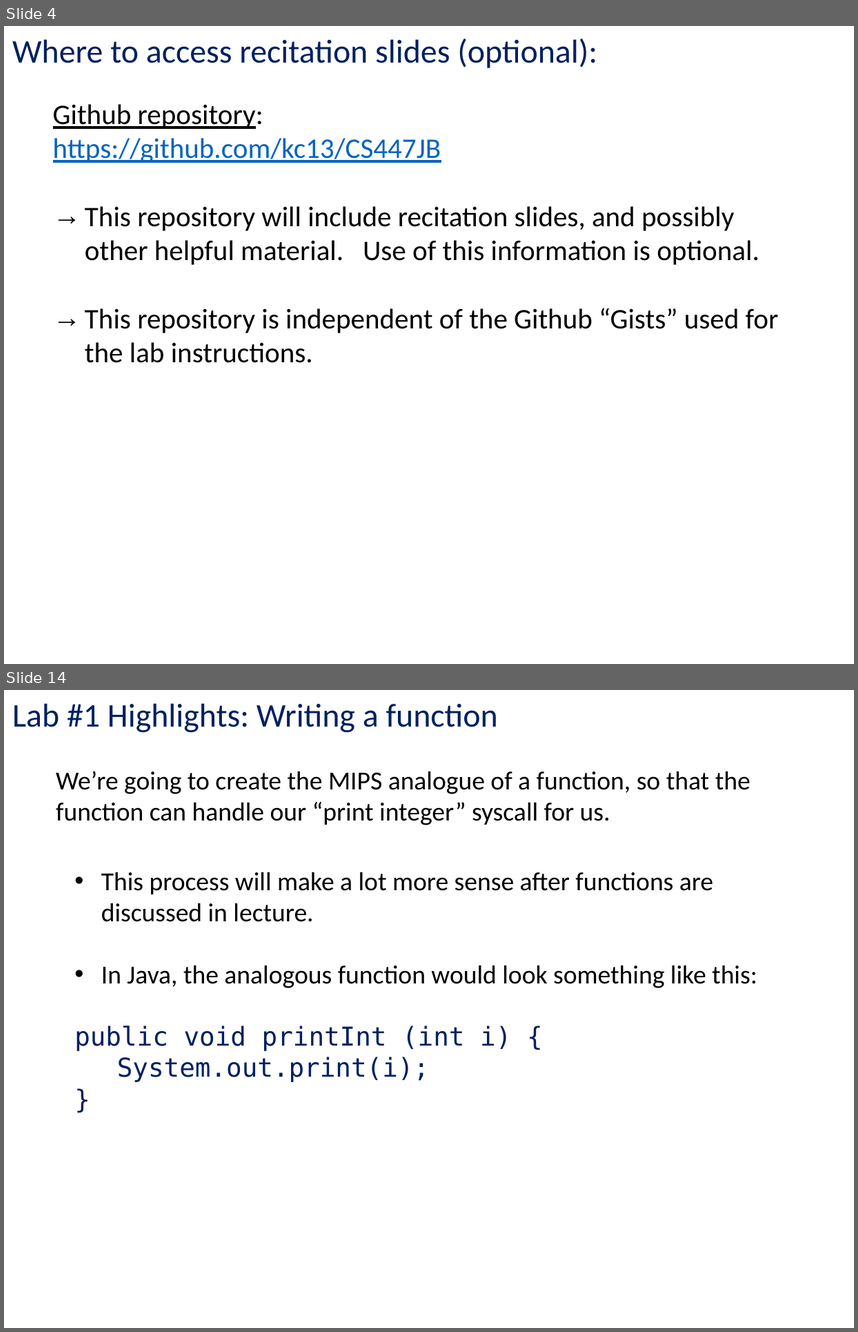
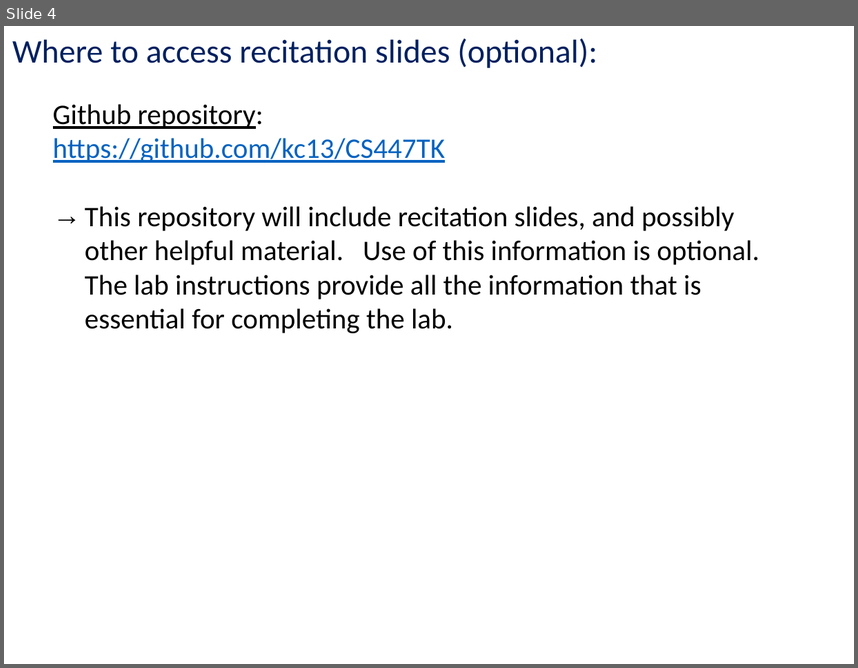
Before and after one commit to kc13/CS447TK, a slide deck: cs447tk_rec1_jan22.pptx. Shown one above the other, each under a label of ours: slides 4 and 14 before the commit, slide 4 after it; the slides between them are not shown. The pictures are 858x1332 and 858x668 pixels, drawn with LibreOffice and Linux fonts; fonts in the diff are those of the drawing. Boxes give left, top, right and bottom in pixels: in the first picture for what was removed or moved away, otherwise in the second. Text is boxed around its words. In the diff, an @@ line names an element or a change of style, - is before the commit and + after.

```diff
--- a/cs447tk_rec1_jan22.pptx
+++ b/cs447tk_rec1_jan22.pptx
@@ slide 14 removed at bbox=[4, 690, 854, 1328], background #FFFFFF @@
@@ text removed at bbox=[12, 703, 498, 733] @@
-Lab #1 Highlights: Writing a function
@@ text removed at bbox=[56, 771, 751, 825] @@
-We’re going to create the MIPS analogue of a function, so that the function can handle our “print integer” syscall for us.
@@ text removed at bbox=[74, 872, 757, 1082] @@
-• This process will make a lot more sense after functions are discussed in lecture.
-• In Java, the analogous function would look something like this:
-public void printInt (int i) {
-System.out.print(i);
-}
@@ slide 4 changed as well @@
@@ text at bbox=[53, 138, 760, 333]: text changed @@
-https://github.com/kc13/CS447JB
-→ This repository will include recitation slides, and possibly other helpful material. Use of this information is optional.
-→ This repository is independent of the Github “Gists” used for the lab instructions.
+https://github.com/kc13/CS447TK
+→ This repository will include recitation slides, and possibly other helpful material. Use of this information is optional. The lab instructions provide all the information that is essential for completing the lab.
```
Also in this commit, not shown: 3 other slides changed, 13 slides added, 12 other slides removed.
